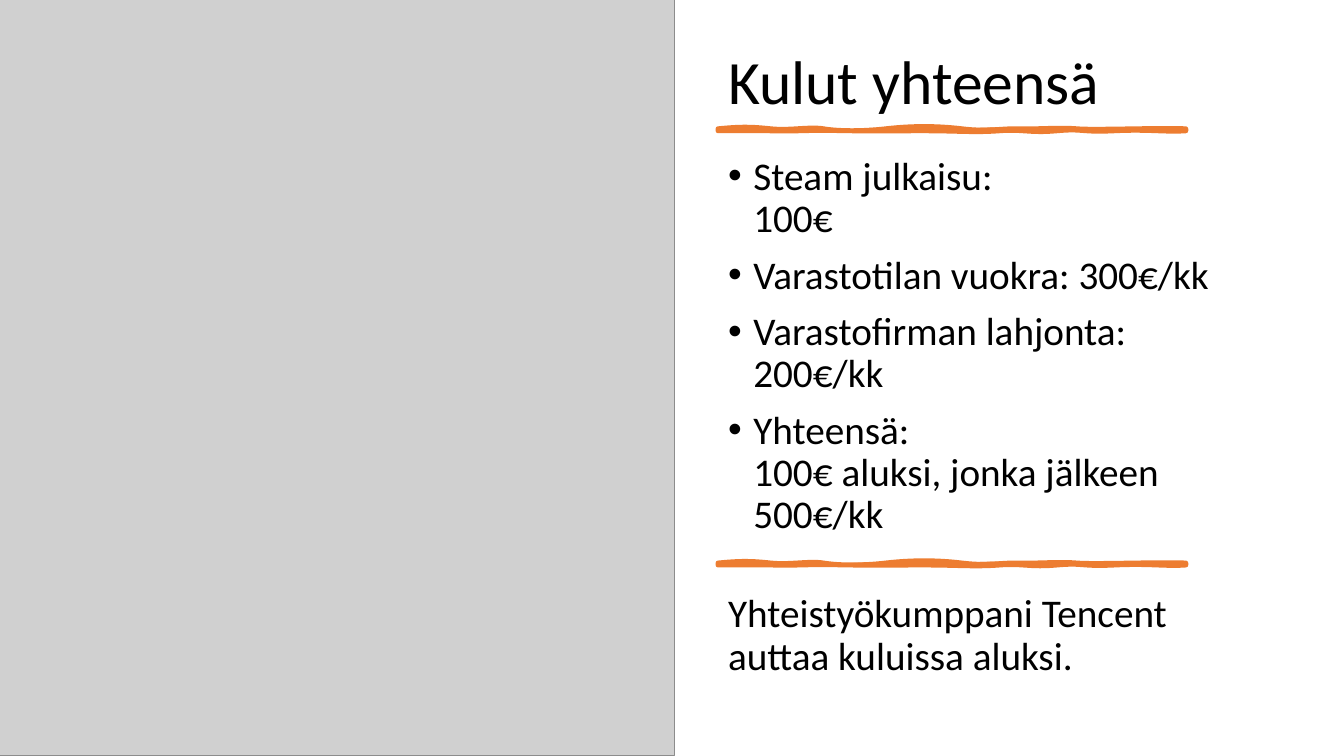
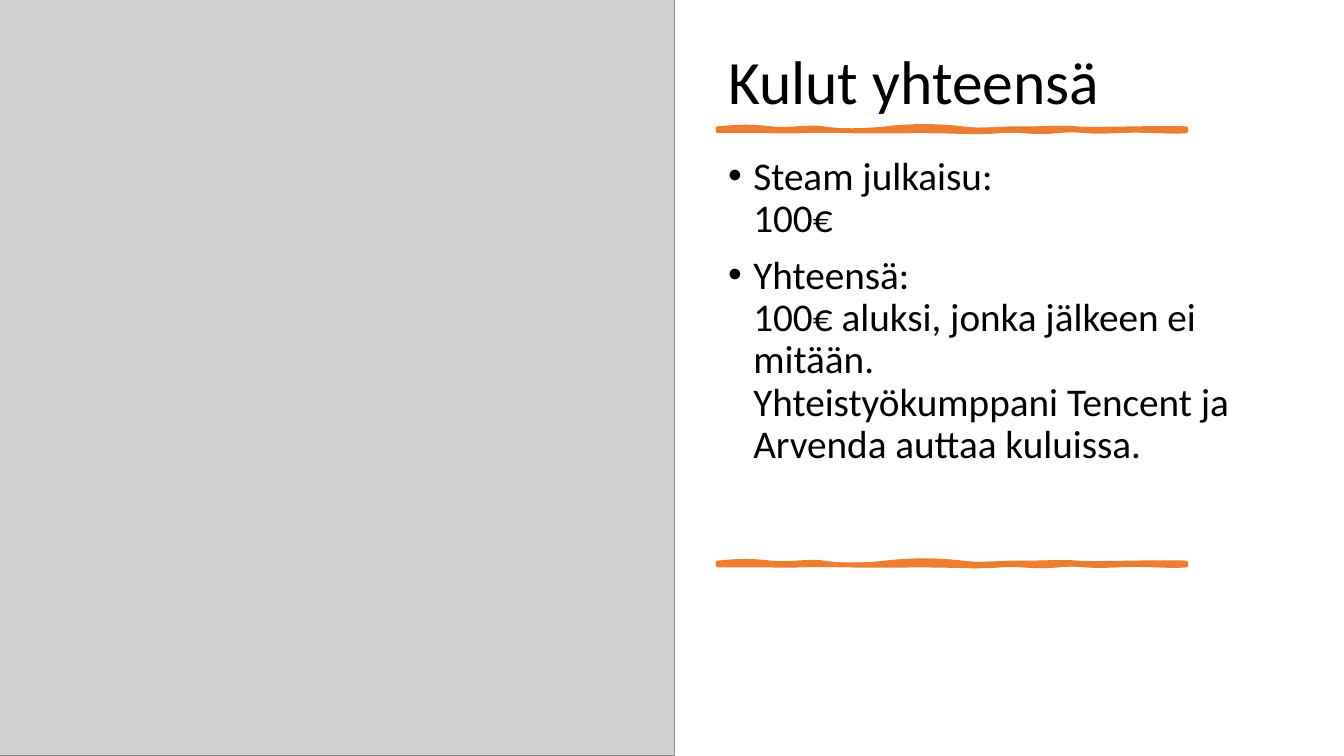
Before and after one commit to NooaKallio/Projekti, a slide deck: slide 13 of Misc/Presentation.pptx. Drawn at 1344x756 pixels with LibreOffice and Linux fonts; fonts in the diff are those of the drawing; grey boxes stand for pictures. Boxes give left, top, right and bottom in pixels: in the first picture for what was removed or moved away, otherwise in the second. Text is boxed around its words. In the diff, an @@ line names an element or a change of style, - is before the commit and + after.

```diff
--- a/Misc/Presentation.pptx
+++ b/Misc/Presentation.pptx
@@ text at box(753, 261, 1229, 459): text changed @@
-• Varastotilan vuokra: 300€/kk
-• Varastofirman lahjonta: 200€/kk
-• Yhteensä:
-  100€ aluksi, jonka jälkeen 500€/kk
-Yhteistyökumppani Tencent auttaa kuluissa aluksi.
+• Yhteensä:
+  100€ aluksi, jonka jälkeen ei mitään.
+  Yhteistyökumppani Tencent ja Arvenda auttaa kuluissa.
```
Also in this commit, not shown: 6 other slides changed.
